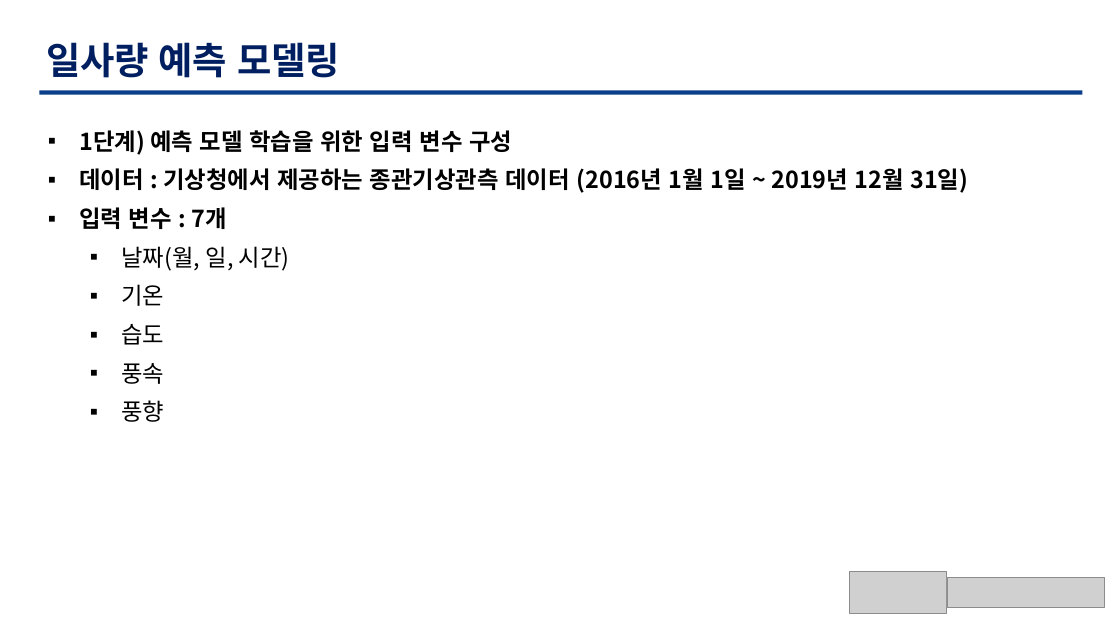
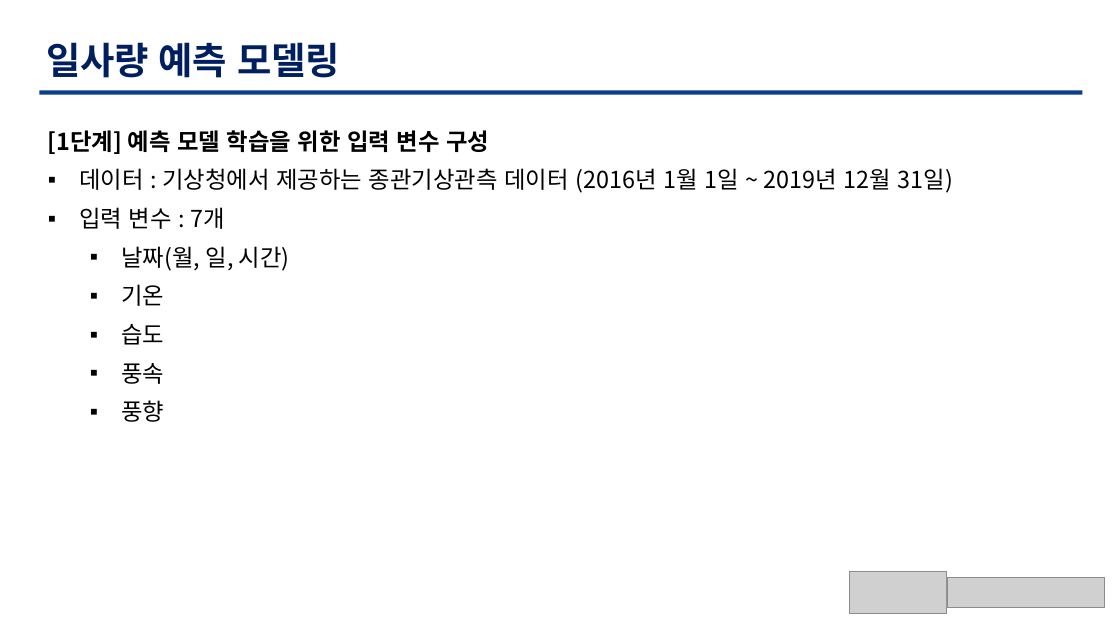
Before and after one commit to TaegyuHan/Solar_radiation_prediction_model, a slide deck: slide 9 of KICS_PT/[KICS] 모델 poster.pptx (slide 8 before the commit). Drawn at 1120x630 pixels with LibreOffice and Linux fonts; fonts in the diff are those of the drawing; grey boxes stand for pictures. Boxes give left, top, right and bottom in pixels: in the first picture for what was removed or moved away, otherwise in the second. Text is boxed around its words. In the diff, an @@ line names an element or a change of style, - is before the commit and + after.

```diff
--- a/KICS_PT/[KICS] 모델 poster.pptx
+++ b/KICS_PT/[KICS] 모델 poster.pptx
@@ text at box(48, 130, 489, 154): text changed @@
-▪ 1단계) 예측 모델 학습을 위한 입력 변수 구성
+[1단계] 예측 모델 학습을 위한 입력 변수 구성
@@ text at box(79, 168, 953, 229): bold off in "데이터 : 기상청에서 제공하는 종관기상관측 데이터 (2016년 ...", "입력 변수 : 7개" @@
```
Also in this commit, not shown: 10 other slides changed, 1 slide added.
